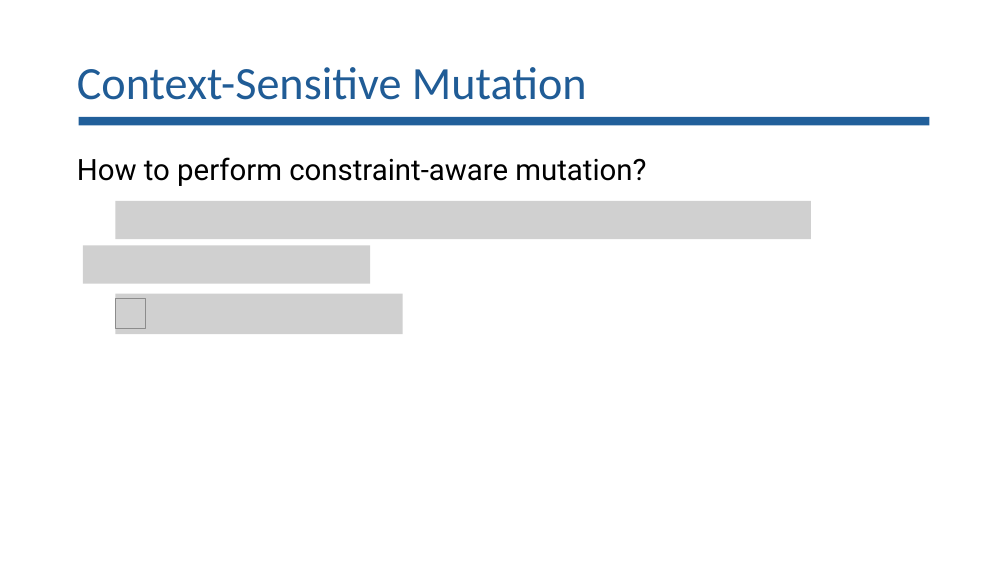
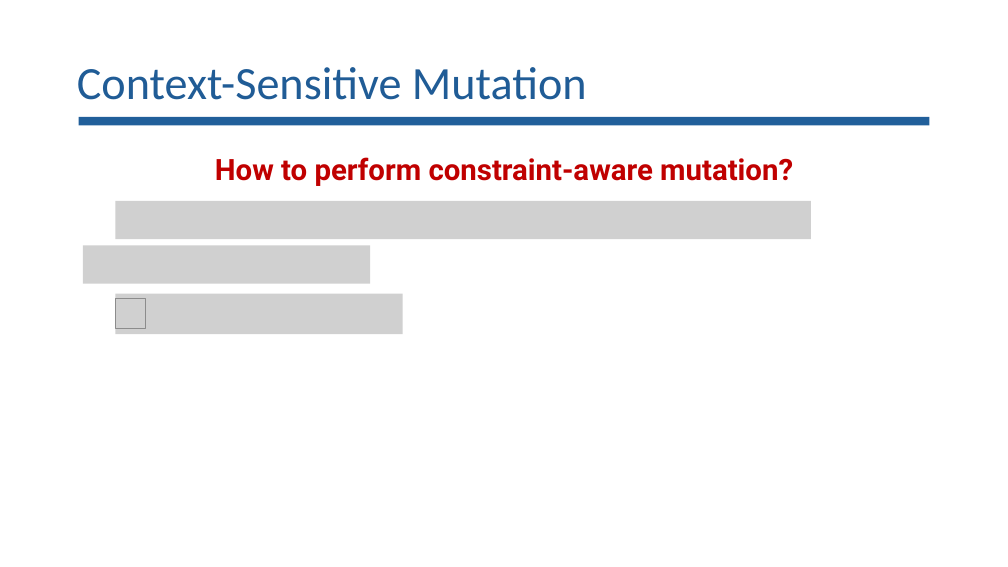
Before and after one commit to lorchrob/goblin_slides, a slide deck: slide 12 of goblin_slides.pptx (slide 11 before the commit). Drawn at 1008x567 pixels with LibreOffice and Linux fonts; fonts in the diff are those of the drawing; grey boxes stand for pictures. Boxes give left, top, right and bottom in pixels: in the first picture for what was removed or moved away, otherwise in the second. Text is boxed around its words. In the diff, an @@ line names an element or a change of style, - is before the commit and + after.

```diff
--- a/goblin_slides.pptx
+++ b/goblin_slides.pptx
@@ text "How to perform constraint-aware mutation?": place and size @@
-text "How to perform constraint-aware mutation?" at <box>77,157,646,186</box>
+text "How to perform constraint-aware mutation?" at <box>215,157,793,186</box>
@@ text "How to perform constraint-aware mutation?" at <box>215,157,793,186</box>: text colour #000000 to #C00000, bold on; alignment left to centre @@
```
Also in this commit, not shown: 18 other slides changed, 2 slides added, 1 slide removed.
